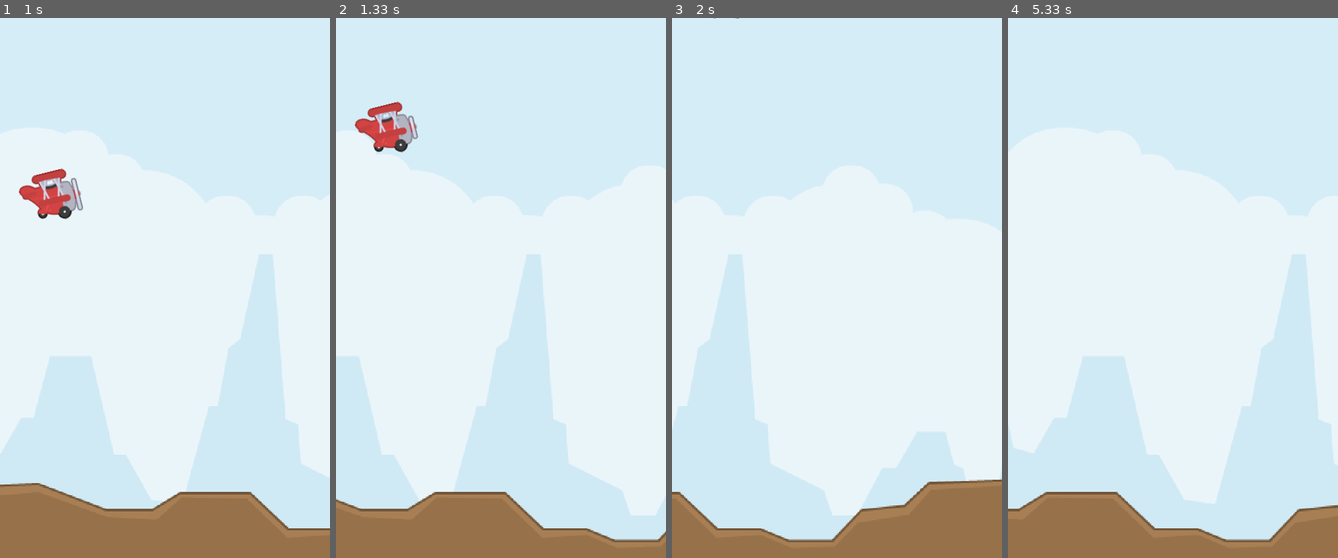
Above: before the commit, frames 1-4 (left to right).
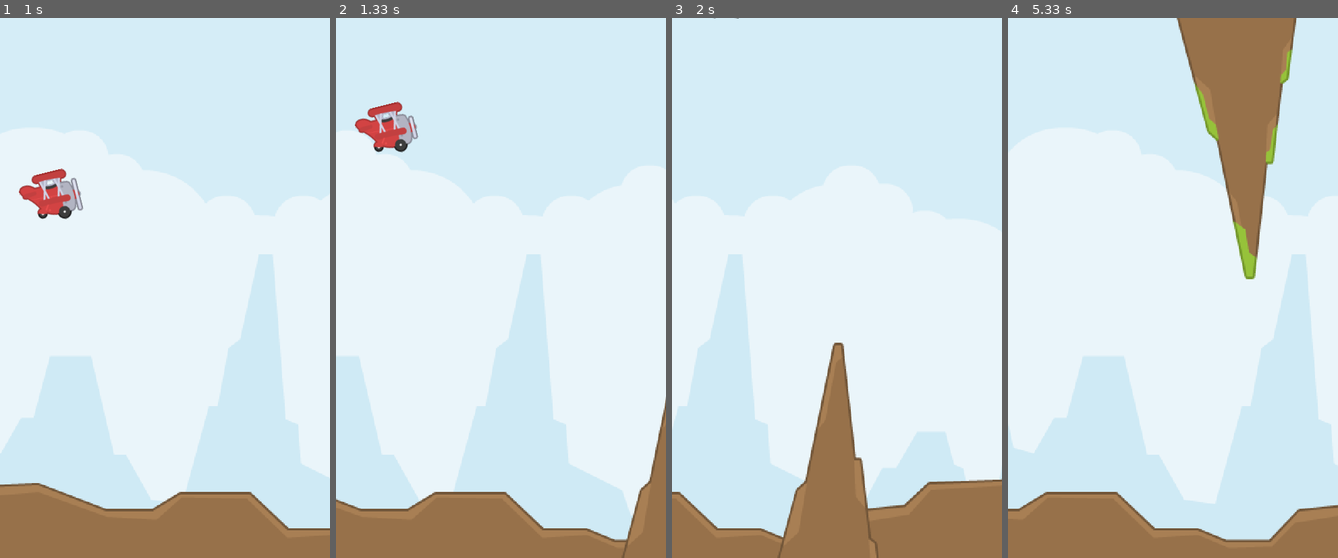
Above: after the commit, the same moments.

Repository: brccabral/Python_Pygame_SideScroller
Game: pygame game, started from code/main.py
Same seed, same stepped clock (60 frames per second), same inputs: the game is played once before the commit and once after it.
Inputs (mouse positions are in pixels of both pictures, inside the frame that each line leads up to):
- Up to frame 1 (1 s): click (165, 288) at 0.38 s; click (168, 325) at 0.72 s
- Up to frame 2 (1.33 s): click (398, 207) at 1.05 s
- Up to frame 3 (2 s): click (959, 477) at 1.38 s; click (843, 104) at 1.72 s
- Up to frame 4 (5.33 s): click (1163, 196) at 2.55 s; click (1275, 277) at 3.88 s; click (1186, 266) at 5.22 s

Frame 1 is identical in both runs. In frame 2, 1.5% of the frame differs, in the area x 86-100%, y 70-100%; in frame 3, 4.9%; in frame 4, 9.0%, in the area x 51-88%, y 0-49%.

Commit message:
game spawns obstacles

Diff:
--- a/code/main.py
+++ b/code/main.py
@@ -1,7 +1,7 @@
 import pygame
 import sys
 import time
-from sprites import BG, Ground, Plane
+from sprites import BG, Ground, Obstacle, Plane
 from settings import WINDOW_WIDTH, WINDOW_HEIGHT, FRAMERATE
 
 
@@ -29,6 +29,10 @@
         Ground(self.all_sprites, self.scale_factor)
         self.plane = Plane(self.all_sprites, self.scale_factor * 0.6)
 
+        # timer
+        self.obstacle_timer = pygame.USEREVENT + 1
+        pygame.time.set_timer(self.obstacle_timer, 1200)
+
     def run(self):
         last_time = time.time()
         while True:
@@ -38,12 +42,16 @@
             last_time = time.time()
 
             # event loop
-            for event in pygame.event.get([pygame.QUIT, pygame.MOUSEBUTTONDOWN]):
+            for event in pygame.event.get(
+                [pygame.QUIT, pygame.MOUSEBUTTONDOWN, self.obstacle_timer]
+            ):
                 if event.type == pygame.QUIT:
                     pygame.quit()
                     sys.exit()
                 if event.type == pygame.MOUSEBUTTONDOWN:
                     self.plane.jump()
+                if event.type == self.obstacle_timer:
+                    Obstacle(self.all_sprites, self.scale_factor)
 
             # game logic
             self.display_surface.fill((0, 0, 0))
--- a/code/sprites.py
+++ b/code/sprites.py
@@ -112,11 +112,11 @@
         x = WINDOW_WIDTH + random.randint(40, 100)
 
         if orientation == "down":
-            y = -random.randint(10, 50)
+            y = -random.randint(10, 100)
             self.image = pygame.transform.flip(self.image, False, True)
             self.rect = self.image.get_rect(midtop=(x, y))
         elif orientation == "up":
-            y = WINDOW_HEIGHT + random.randint(10, 50)
+            y = WINDOW_HEIGHT + random.randint(10, 100)
             self.rect = self.image.get_rect(midbottom=(x, y))
 
         self.pos = pygame.math.Vector2(self.rect.topleft)
